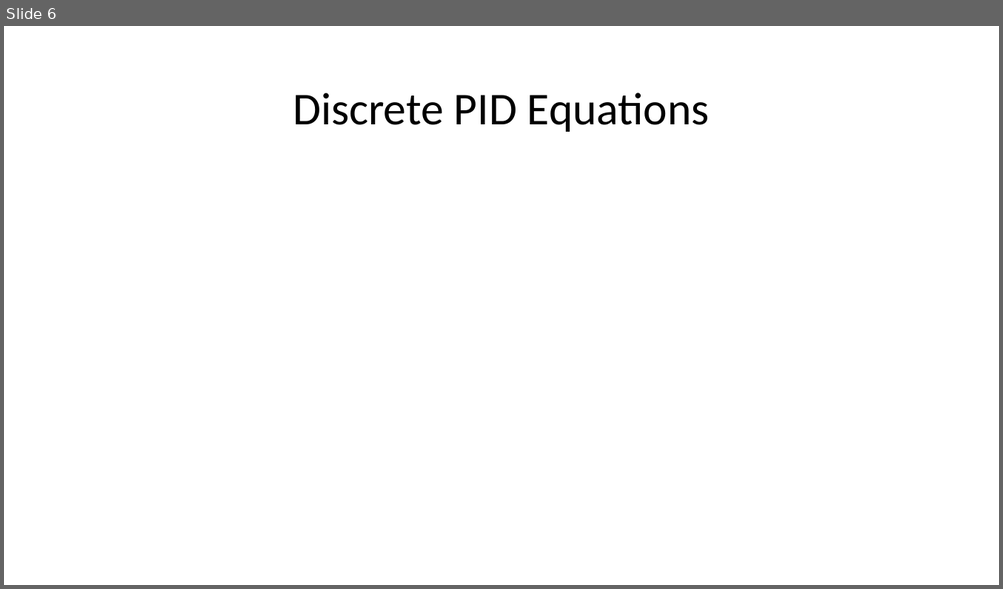
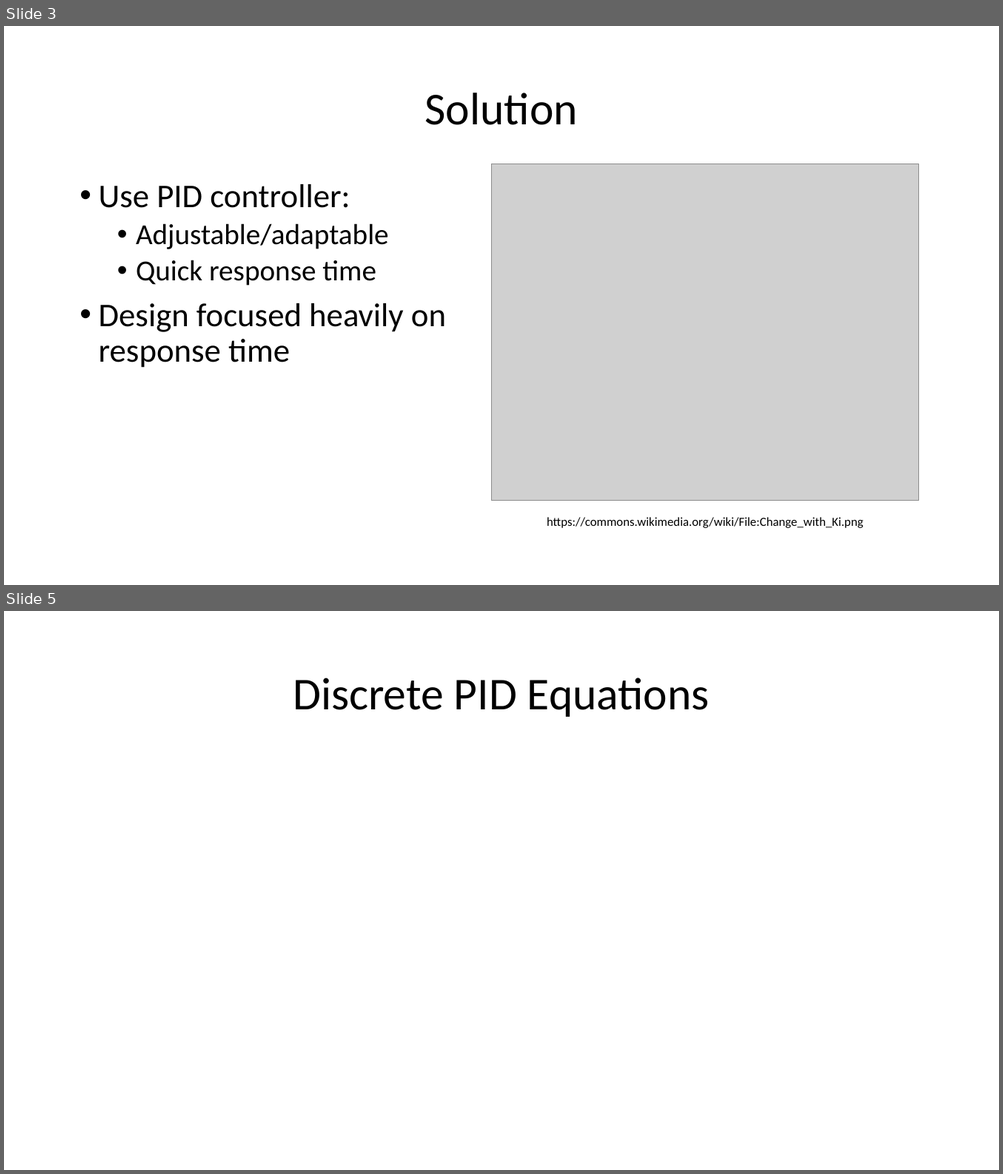
Before and after one commit to jdriscoll7/ELEC_3050, a slide deck: presentation/Final Projection Presentation.pptx. Shown one above the other, each under a label of ours: slide 6 before the commit, slides 3 and 5 after it; the slides between them are not shown. The pictures are 1003x589 and 1003x1174 pixels, drawn with LibreOffice and Linux fonts; fonts in the diff are those of the drawing; grey boxes stand for pictures. Boxes give left, top, right and bottom in pixels: in the first picture for what was removed or moved away, otherwise in the second. Text is boxed around its words. In the diff, an @@ line names an element or a change of style, - is before the commit and + after.

```diff
--- a/presentation/Final Projection Presentation.pptx
+++ b/presentation/Final Projection Presentation.pptx
@@ slide 3 added at <box>4,26,999,585</box>, background #FFFFFF @@
@@ title added at <box>425,93,578,125</box>, 44 pt, text #000000 @@
+Solution
@@ picture added at <box>491,164,919,501</box> @@
@@ text added at <box>99,184,446,368</box>, 32 pt, text #000000 @@
+• Use PID controller:
+  • Adjustable/adaptable
+  • Quick response time
+• Design focused heavily on response time
@@ text added at <box>546,517,863,528</box>, 12 pt, text #000000 @@
+https://commons.wikimedia.org/wiki/File:Change_with_Ki.png
@@ what was slide 6 is now slide 5 @@
```
Also in this commit, not shown: 5 slides changed, 4 other slides added, 3 slides removed.
